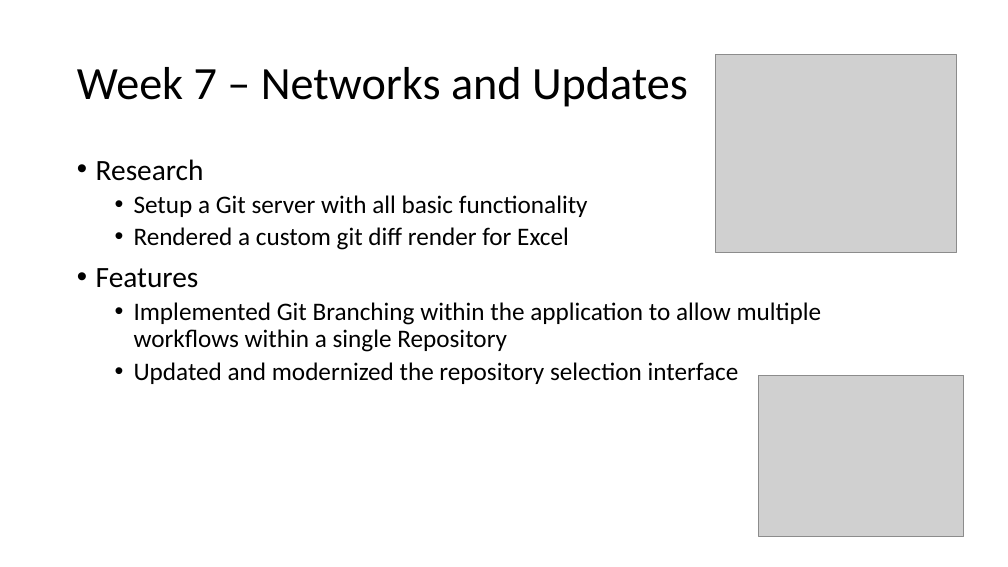
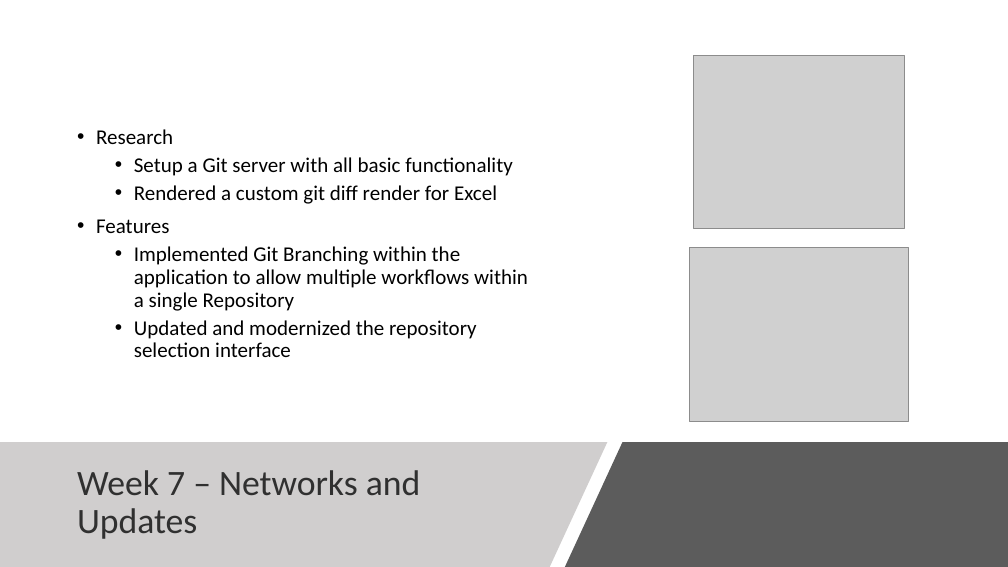
Before and after one commit to burwinliu-zz/my-jupyter-nb, a slide deck: slide 9 of Notes/summer2020/Summer_Summary.pptx. Drawn at 1008x567 pixels with LibreOffice and Linux fonts; fonts in the diff are those of the drawing; grey boxes stand for pictures. Boxes give left, top, right and bottom in pixels: in the first picture for what was removed or moved away, otherwise in the second. Text is boxed around its words. In the diff, an @@ line names an element or a change of style, - is before the commit and + after.

```diff
--- a/Notes/summer2020/Summer_Summary.pptx
+++ b/Notes/summer2020/Summer_Summary.pptx
@@ picture resized from (x1=715, y1=54, x2=957, y2=253) to (x1=694, y1=56, x2=904, y2=229) @@
@@ text "Research" moved from (x1=96, y1=159, x2=822, y2=384) to (x1=96, y1=129, x2=528, y2=357) @@
@@ text "Research" at (x1=96, y1=129, x2=528, y2=357): size 28 to 20 pt in "Research", "Features"; size 24 to 20 pt; vertical alignment top to middle @@
@@ picture resized from (x1=758, y1=375, x2=964, y2=537) to (x1=690, y1=248, x2=909, y2=421) @@
@@ freeform shape added at (x1=0, y1=442, x2=607, y2=567), fill #D0CECE @@
@@ freeform shape added at (x1=565, y1=442, x2=1008, y2=567), fill #404040 at 85% opacity @@
@@ title "Week 7 – Networks and ..." moved from (x1=77, y1=67, x2=688, y2=107) to (x1=77, y1=470, x2=421, y2=539) @@
@@ title "Week 7 – Networks and ..." at (x1=77, y1=470, x2=421, y2=539): size 44 to 34 pt, text colour #000000 to #303030 @@
```
Also in this commit, not shown: 8 other slides changed, 2 slides added, 10 other files.
